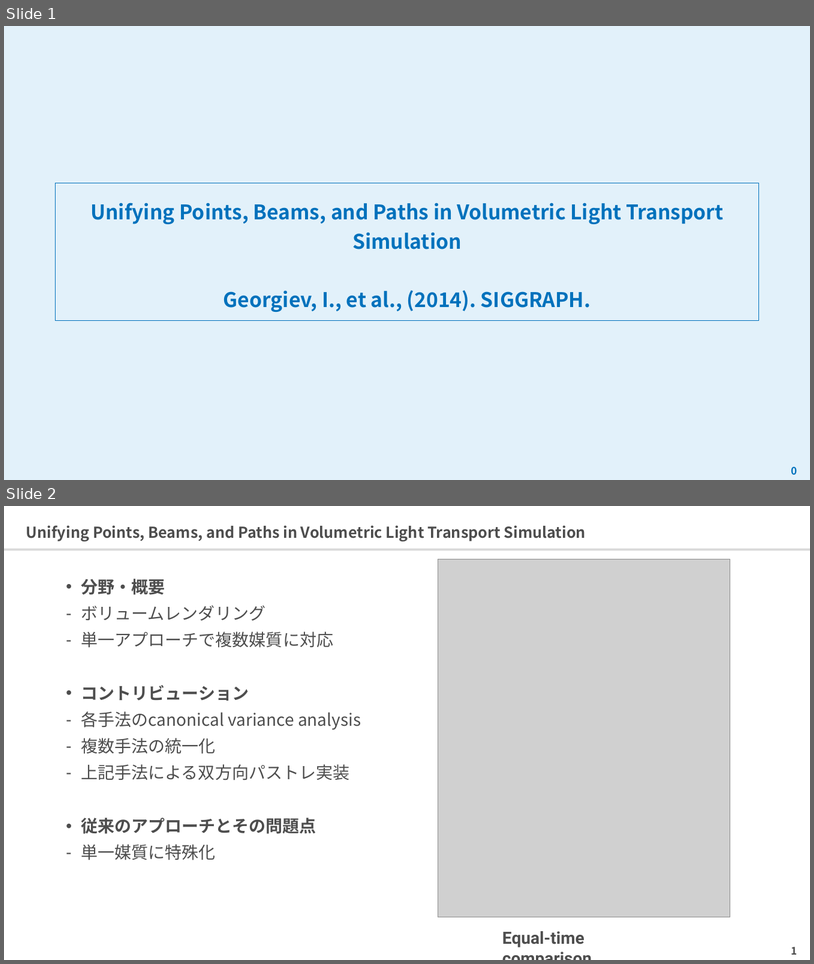
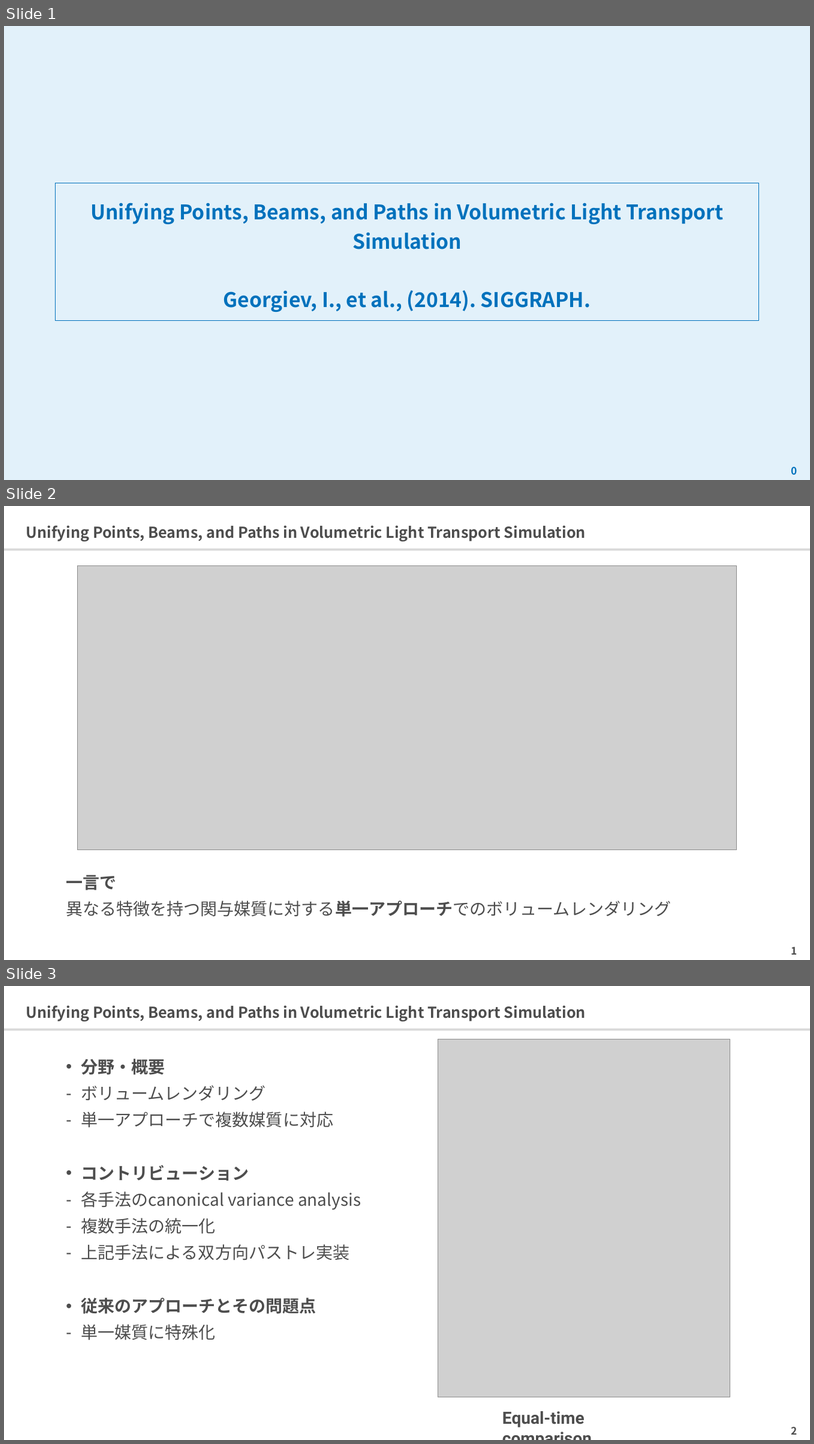
Before and after one commit to 0V/survey-paper-rendering, a slide deck: ppts/offline/Unifying Points, Beams, and Paths in Volumetric Light Transport Simulation.pptx. Shown one above the other, each under a label of ours: slides 1 and 2 before the commit, slides 1, 2 and 3 after it. The pictures are 814x964 and 814x1444 pixels, drawn with LibreOffice and Linux fonts; fonts in the diff are those of the drawing; grey boxes stand for pictures. Boxes give left, top, right and bottom in pixels: in the first picture for what was removed or moved away, otherwise in the second. Text is boxed around its words. In the diff, an @@ line names an element or a change of style, - is before the commit and + after.

Commit message:
Update slide

```diff
--- a/ppts/offline/Unifying Points, Beams, and Paths in Volumetric Light Transport Simulation.pptx
+++ b/ppts/offline/Unifying Points, Beams, and Paths in Volumetric Light Transport Simulation.pptx
@@ slide 2 added at (4,506,810,960), background #FFFFFF; not listed: 1 template element that a slide beside it also shows @@
@@ title added at (26,525,586,541), 18 pt, text #4D4D4D, bold @@
+Unifying Points, Beams, and Paths in Volumetric Light Transport Simulation
@@ picture added at (77,565,737,850) @@
@@ text added at (66,874,671,916), 20 pt, text #4D4D4D @@
+一言で
+異なる特徴を持つ関与媒質に対する単一アプローチでのボリュームレンダリング
@@ page number added at (791,946,797,954), 12.3 pt, text #4D4D4D, bold @@
+1
@@ what was slide 2 is now slide 3 @@
@@ page number at (791,1426,797,1434): text changed @@
-1
+2
```
Also in this commit, not shown: 1 other file.
